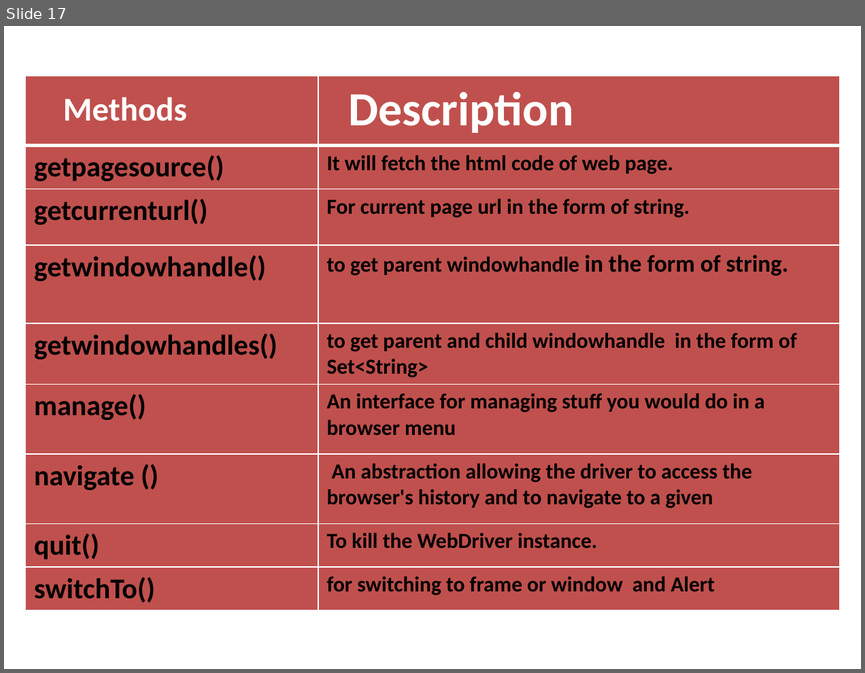
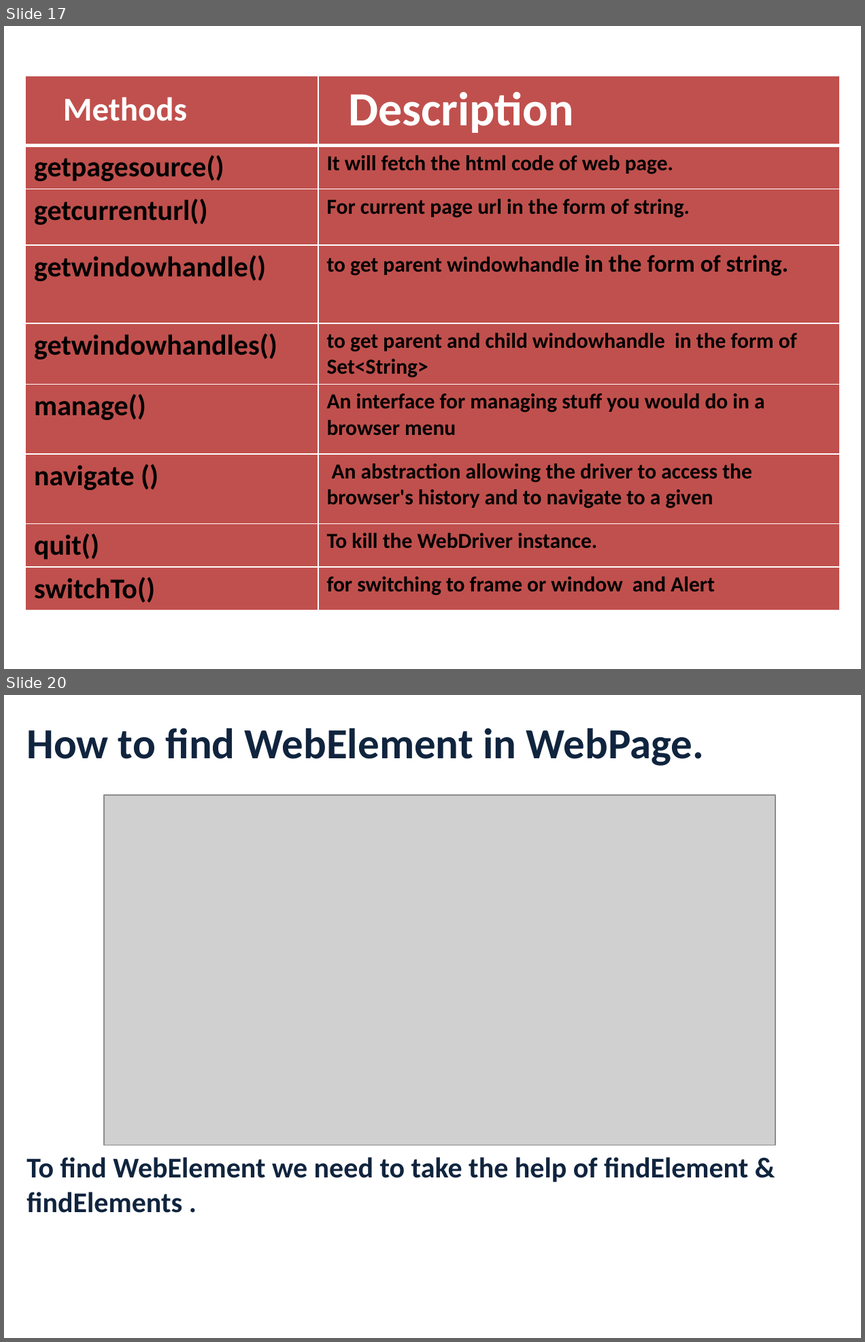
Before and after one commit to ankurverma99/Democmd, a slide deck: Selenium.pptx. Shown one above the other, each under a label of ours: slide 17 before the commit, slides 17 and 20 after it; the slides between them are not shown. The pictures are 865x673 and 865x1342 pixels, drawn with LibreOffice and Linux fonts; fonts in the diff are those of the drawing; grey boxes stand for pictures. Boxes give left, top, right and bottom in pixels: in the first picture for what was removed or moved away, otherwise in the second. Text is boxed around its words. In the diff, an @@ line names an element or a change of style, - is before the commit and + after.

```diff
--- a/Selenium.pptx
+++ b/Selenium.pptx
@@ slide 20 added at <box>4,695,861,1338</box>, background #FFFFFF @@
@@ text added at <box>26,728,704,766</box>, 36 pt, text #0F243E, bold @@
+How to find WebElement in WebPage.
@@ picture added at <box>104,795,775,1145</box> @@
@@ text added at <box>26,1157,748,1212</box>, 24 pt, text #0F243E, bold @@
+To find WebElement we need to take the help of findElement & findElements .
```
Also in this commit, not shown: 3 slides changed, 7 other slides added.
